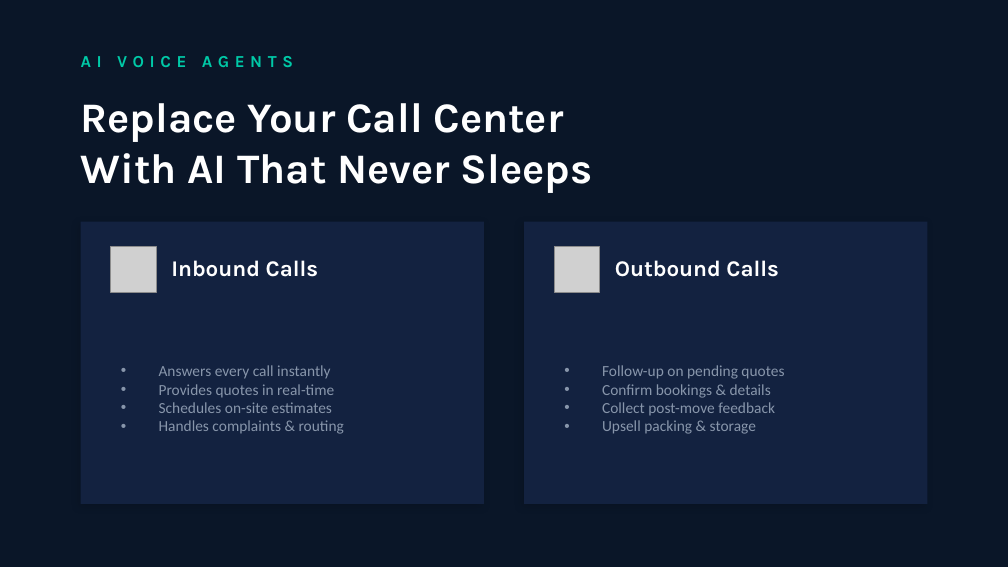
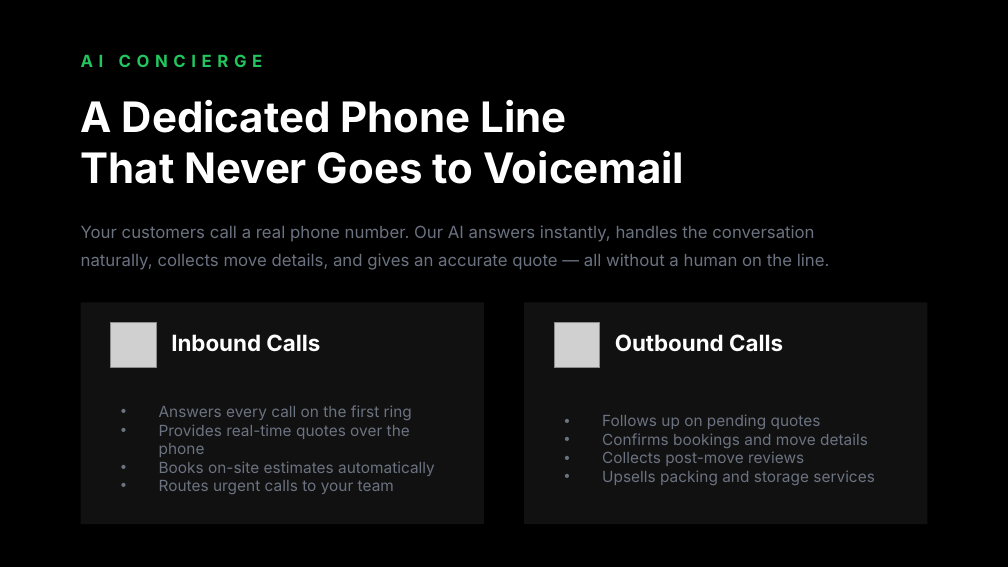
Before and after one commit to chiliec/moovers, a slide deck: slide 5 of Axveer-Moving-Automation.pptx. Drawn at 1008x567 pixels with LibreOffice and Linux fonts; fonts in the diff are those of the drawing; grey boxes stand for pictures. Boxes give left, top, right and bottom in pixels: in the first picture for what was removed or moved away, otherwise in the second. Text is boxed around its words. In the diff, an @@ line names an element or a change of style, - is before the commit and + after.

```diff
--- a/Axveer-Moving-Automation.pptx
+++ b/Axveer-Moving-Automation.pptx
@@ background #0A1628 to #000000 @@
@@ text at [81,54,263,67]: text changed; font Karla to Inter; text colour #00C9A7 to #22C55E @@
-AI VOICE AGENTS
+AI CONCIERGE
@@ text at [81,99,684,184]: text changed; font Karla to Inter @@
-Replace Your Call Center
-With AI That Never Sleeps
+A Dedicated Phone Line
+That Never Goes to Voicemail
@@ text added at [81,225,830,270], 12 pt, text #6B7280 @@
+Your customers call a real phone number. Our AI answers instantly, handles the conversation naturally, collects move details, and gives an accurate quote — all without a human on the line.
@@ picture removed at [111,247,156,292] @@
@@ picture removed at [554,247,600,292] @@
@@ rectangle: place and size @@
-rectangle at [81,222,484,504]
+rectangle at [81,302,484,524]
@@ rectangle at [81,302,484,524]: fill #132240 to #111111 @@
@@ picture added at [111,323,156,368] @@
@@ text "Inbound Calls": place and size @@
-text "Inbound Calls" at [171,260,319,277]
+text "Inbound Calls" at [171,334,320,352]
@@ text "Inbound Calls" at [171,334,320,352]: font Karla to Inter @@
@@ rectangle at [524,302,927,524]: fill #132240 to #111111 @@
@@ rectangle: place and size @@
-rectangle at [524,222,927,504]
+rectangle at [524,302,927,524]
@@ picture added at [554,323,600,368] @@
@@ text "Outbound Calls": place and size @@
-text "Outbound Calls" at [615,260,779,277]
+text "Outbound Calls" at [615,334,783,352]
@@ text "Outbound Calls" at [615,334,783,352]: font Karla to Inter @@
@@ text at [159,405,435,494]: text changed; font Calibri to Inter; text colour #8896AB to #6B7280 @@
-• Answers every call instantly
-• Provides quotes in real-time
-• Schedules on-site estimates
-• Handles complaints & routing
+• Answers every call on the first ring
+• Provides real-time quotes over the phone
+• Books on-site estimates automatically
+• Routes urgent calls to your team
@@ text at [602,414,874,485]: text changed; font Calibri to Inter; text colour #8896AB to #6B7280 @@
-• Follow-up on pending quotes
-• Confirm bookings & details
-• Collect post-move feedback
-• Upsell packing & storage
+• Follows up on pending quotes
+• Confirms bookings and move details
+• Collects post-move reviews
+• Upsells packing and storage services
```
Also in this commit, not shown: 5 other slides changed, 3 slides added, 3 slides removed, 3 other files.
